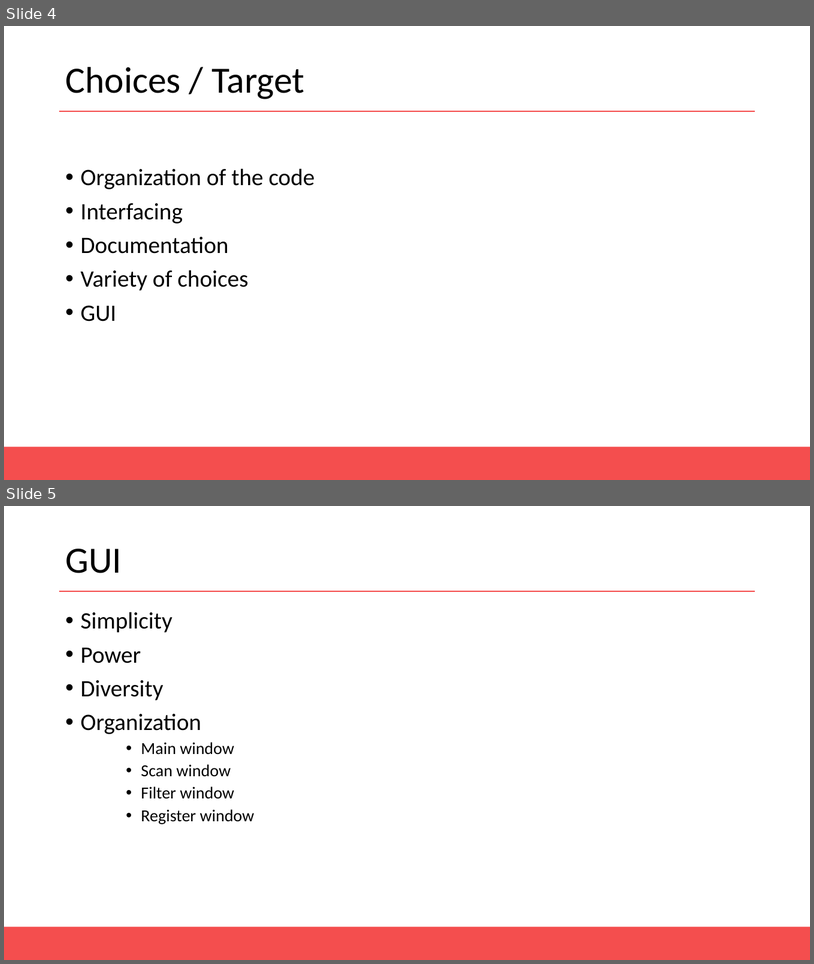
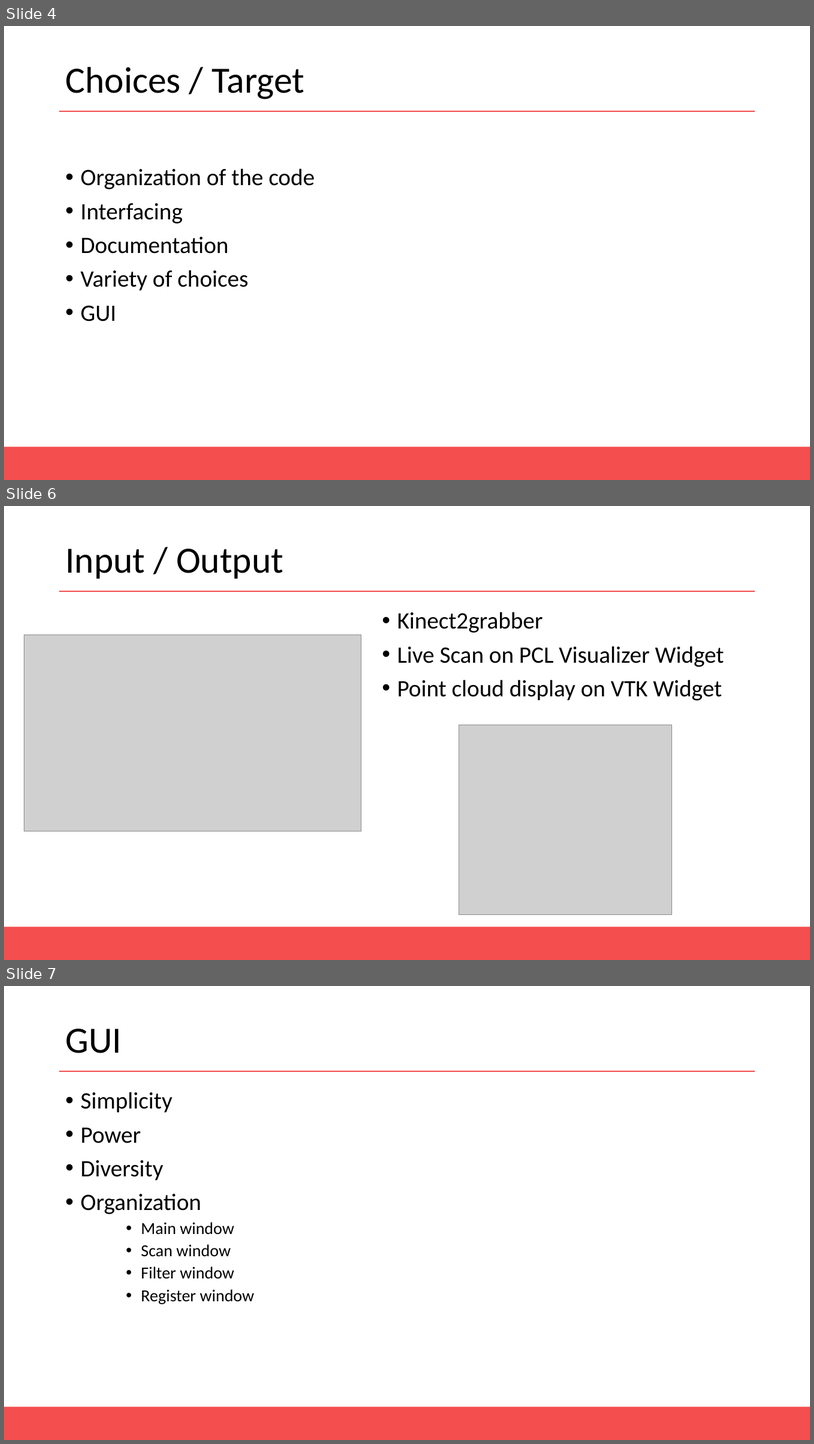
Before and after one commit to AntoineMerlet/3DScan, a slide deck: Presentation/MAGMA Presentation.pptx. Shown one above the other, each under a label of ours: slides 4 and 5 before the commit, slides 4, 6 and 7 after it; the slides between them are not shown. The pictures are 814x964 and 814x1444 pixels, drawn with LibreOffice and Linux fonts; fonts in the diff are those of the drawing; grey boxes stand for pictures. Boxes give left, top, right and bottom in pixels: in the first picture for what was removed or moved away, otherwise in the second. Text is boxed around its words. In the diff, an @@ line names an element or a change of style, - is before the commit and + after.

```diff
--- a/Presentation/MAGMA Presentation.pptx
+++ b/Presentation/MAGMA Presentation.pptx
@@ slide 6 added at bbox=[4, 506, 810, 960], background #FFFFFF; not listed: 2 template elements that a slide beside it also shows @@
@@ title added at bbox=[65, 549, 284, 579], 44 pt, text #000000 @@
+Input / Output
@@ text added at bbox=[398, 612, 725, 700], 28 pt, text #000000 @@
+• Kinect2grabber
+• Live Scan on PCL Visualizer Widget
+• Point cloud display on VTK Widget
@@ picture added at bbox=[24, 635, 361, 831] @@
@@ picture added at bbox=[459, 725, 672, 915] @@
@@ what was slide 5 is now slide 7 @@
```
Also in this commit, not shown: 2 slides changed, 3 other slides added, 1 slide removed.
